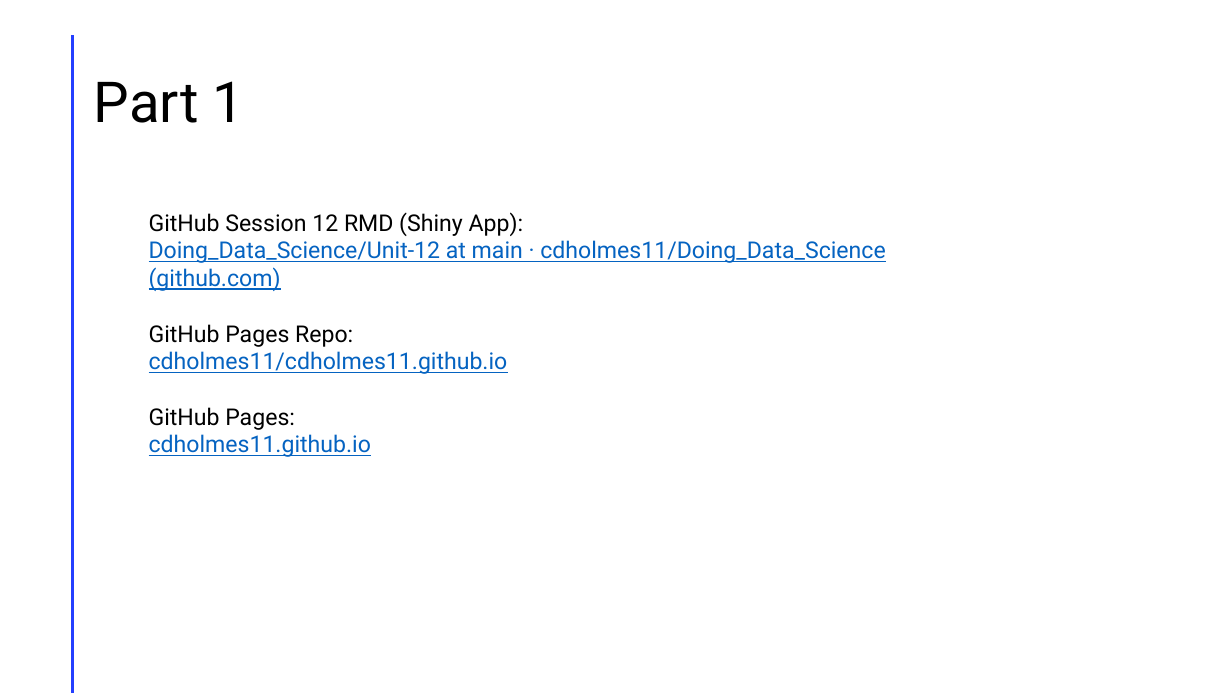
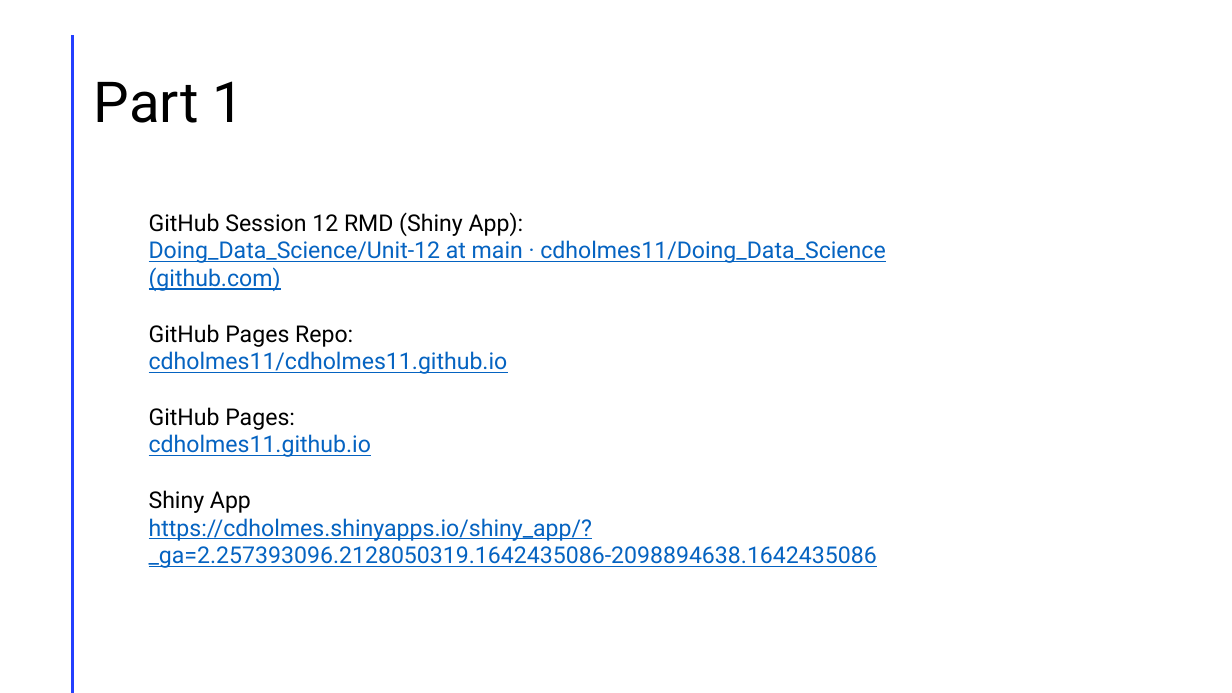
Before and after one commit to cdholmes11/Doing_Data_Science, a slide deck: slide 2 of Unit-12/Dane_Holmes_Live_Session_12.pptx. Drawn at 1232x693 pixels with LibreOffice and Linux fonts; fonts in the diff are those of the drawing. Boxes give left, top, right and bottom in pixels: in the first picture for what was removed or moved away, otherwise in the second. Text is boxed around its words. In the diff, an @@ line names an element or a change of style, - is before the commit and + after.

```diff
--- a/Unit-12/Dane_Holmes_Live_Session_12.pptx
+++ b/Unit-12/Dane_Holmes_Live_Session_12.pptx
@@ text at box(149, 490, 877, 568): paragraphs added @@
+Shiny App
+https://cdholmes.shinyapps.io/shiny_app/?_ga=2.257393096.2128050319.1642435086-2098894638.1642435086
```
Also in this commit, not shown: 1 other slide changed.
